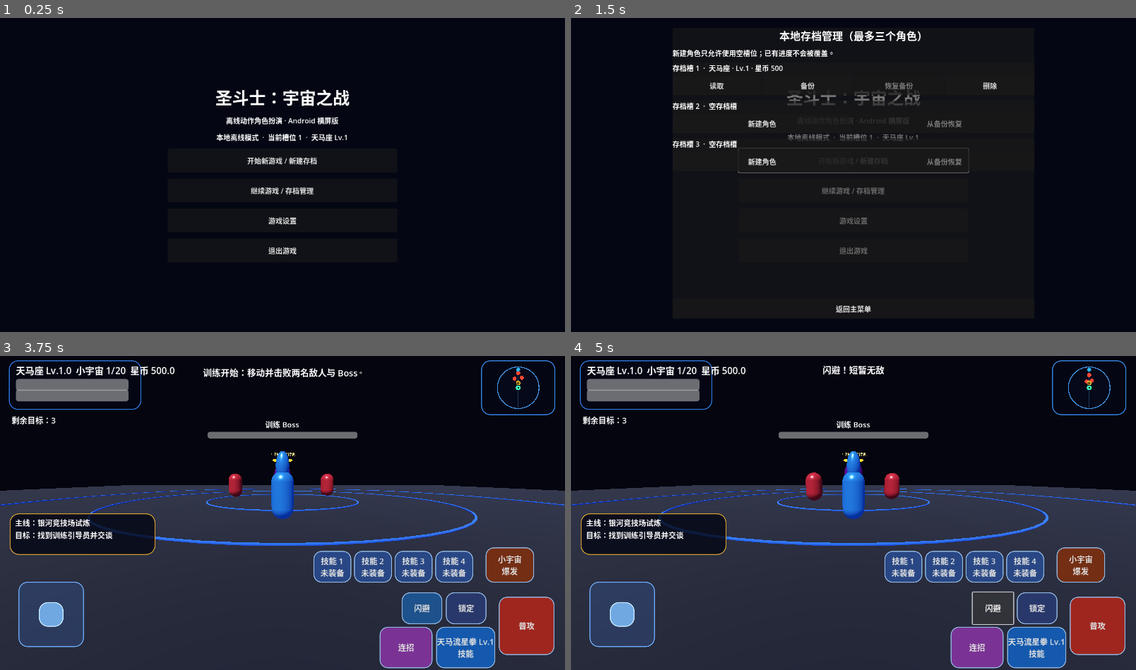
Above: before the commit, frames 1-4 (two rows, left to right).
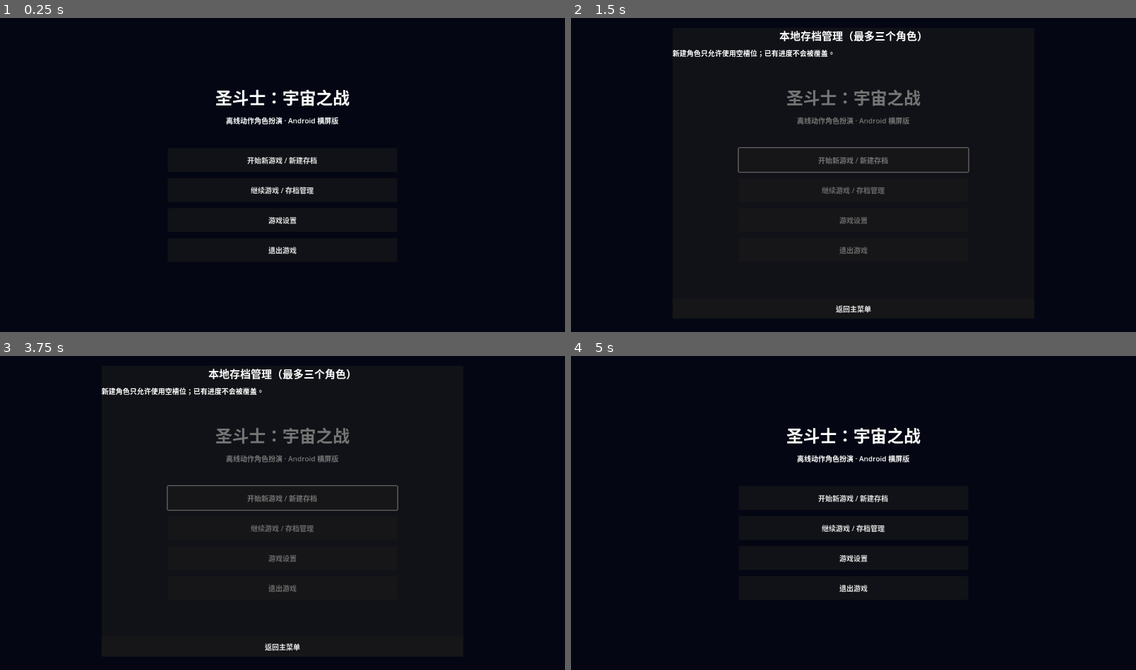
Above: after the commit, the same moments.

Repository: Qazwesrd/Saint-Seiya-Universe-War
Game: Godot game, scene res://scenes/main_menu.tscn
The game is run twice, just before and just after one commit, with the same random seed, the same clock (stepped at 60 frames per second) and the same inputs.
Inputs (mouse positions are in pixels of both pictures, inside the frame that each line leads up to):
- Up to frame 1 (0.25 s): no input
- Up to frame 2 (1.5 s): click "开始新游戏 / 新建存档" at 0.5 s; click "开始新游戏 / 新建存档" at 1.25 s
- Up to frame 3 (3.75 s): click "继续游戏 / 存档管理" at 2 s; click "游戏设置" at 2.75 s; click (146, 421) at 3.5 s, where only the run before the commit has a clickable "读取"
- Up to frame 4 (5 s): click "闪避" (after the commit: "返回主菜单") at 4.25 s

The runs differ from the first frame. In frame 1, 0.7% of the frame differs, in the area x 38-62%, y 36-76%; in frame 2, 2.4%; in frame 3, 61%, in the area x 0-100%, y 1-100%; in frame 4, 60%.
Error after the commit: Parse Error: Used tab character for indentation instead of space as used before in the file. (res://scripts/rpg_state.gd:165)

Commit message:
Add atomic multi-item inventory transactions with rollback

Diff:
--- a/game/scripts/rpg_state.gd
+++ b/game/scripts/rpg_state.gd
@@ -163,13 +163,24 @@
  _emit_change()
  save_slot(active_slot)
 func add_item(item_id: String, quantity: int = 1) -> bool:
- if not ITEM_DATA.has(item_id) or quantity <= 0: return false
- var inventory: Dictionary = profile.get("inventory",{})
- inventory[item_id] = int(inventory.get(item_id,0))+quantity
- profile["inventory"] = inventory
- _emit_change()
- save_slot(active_slot)
- return true
+	return add_items({item_id: quantity})
+
+func add_items(items: Dictionary) -> bool:
+	if items.is_empty():
+		return false
+	for item_id in items.keys():
+		if not ITEM_DATA.has(str(item_id)) or int(items[item_id]) <= 0:
+			return false
+	var previous_inventory: Dictionary = profile.get("inventory", {}).duplicate(true)
+	var inventory: Dictionary = previous_inventory.duplicate(true)
+	for item_id in items.keys():
+		inventory[str(item_id)] = int(inventory.get(str(item_id), 0)) + int(items[item_id])
+	profile["inventory"] = inventory
+	if not save_slot(active_slot):
+		profile["inventory"] = previous_inventory
+		return false
+	_emit_change()
+	return true
 func equip_item(item_id: String) -> bool:
  if not ITEM_DATA.has(item_id): return false
  var inventory: Dictionary = profile.get("inventory",{})
